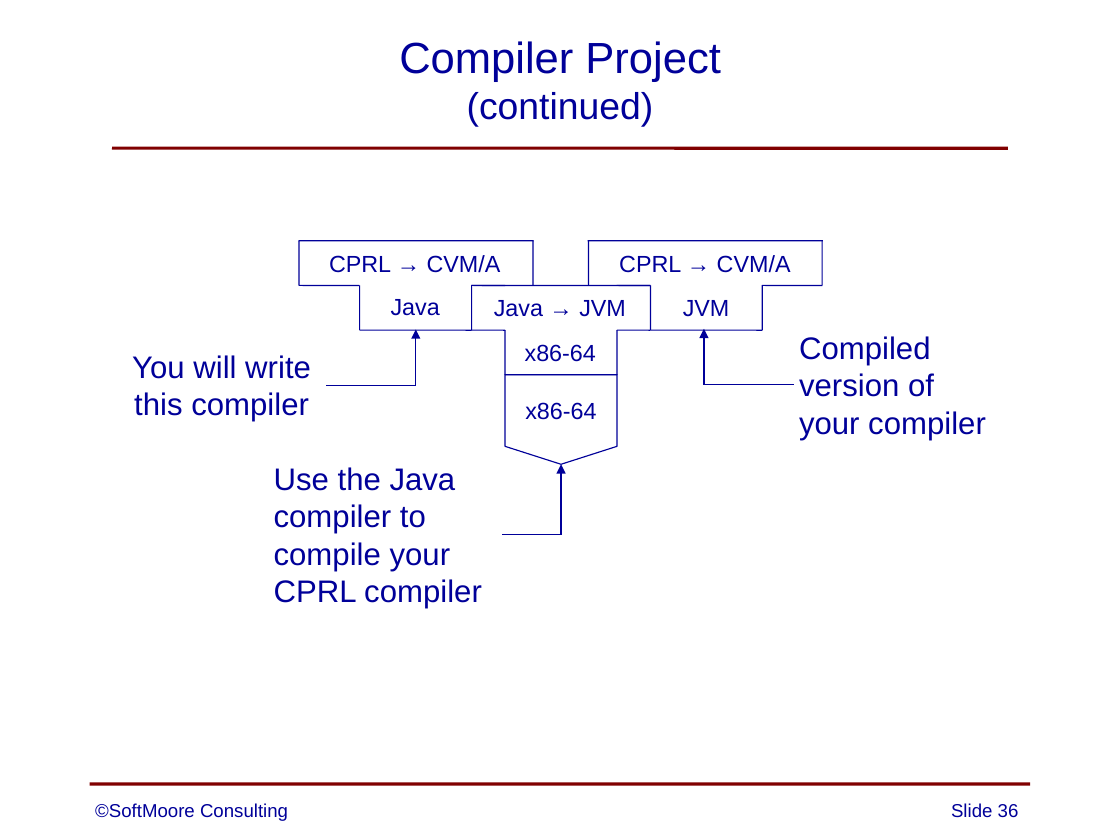
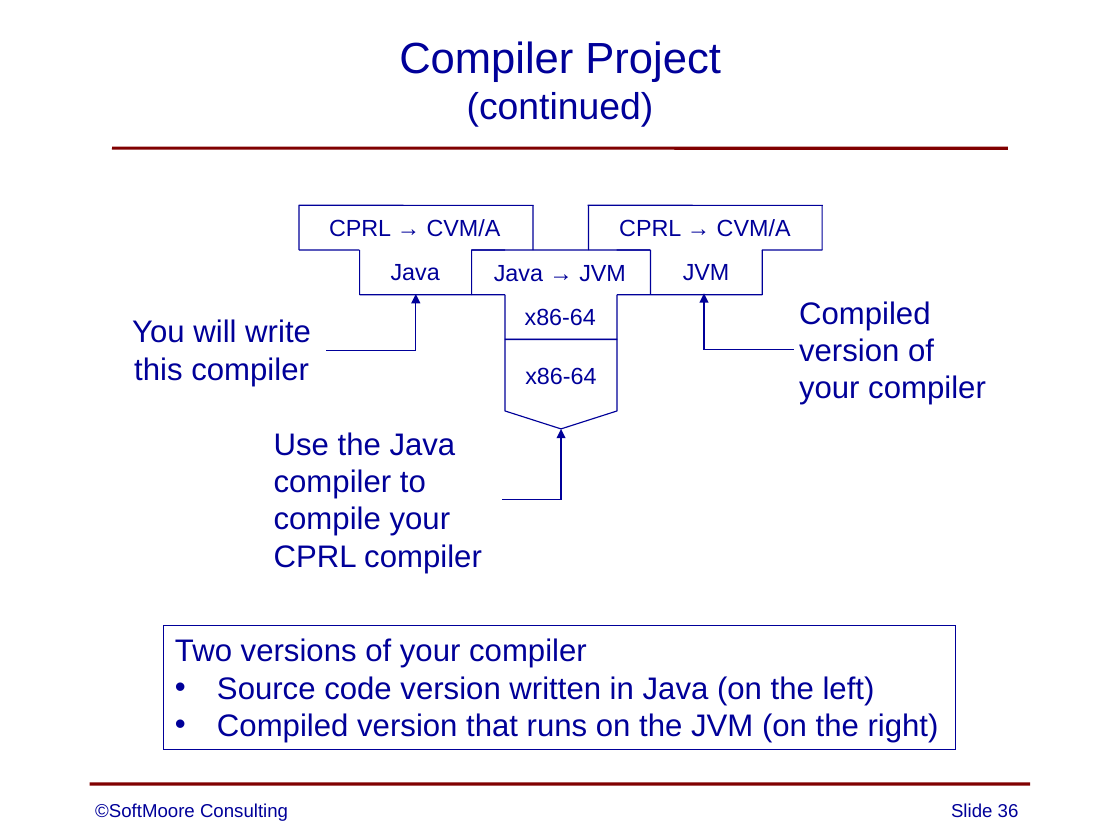
Before and after one commit to SoftMoore/CPRL-Java-3rd, a slide deck: slide 36 of PowerPoints/01 - Overview of Compilers.pptx. Drawn at 1120x840 pixels with LibreOffice and Linux fonts; fonts in the diff are those of the drawing. Boxes give left, top, right and bottom in pixels: in the first picture for what was removed or moved away, otherwise in the second. Text is boxed around its words. In the diff, an @@ line names an element or a change of style, - is before the commit and + after.

Commit message:
minor change to one PowerPoint slide

```diff
--- a/PowerPoints/01 - Overview of Compilers.pptx
+++ b/PowerPoints/01 - Overview of Compilers.pptx
@@ 22 lines, 9 texts, 3 elbow arrows, 1 flow chart offpage connector: place and size @@
-22 lines, 9 texts, 3 elbow arrows, 1 flow chart offpage connector at [132, 241, 986, 608]
+22 lines, 9 texts, 3 elbow arrows, 1 flow chart offpage connector at [132, 205, 986, 573]
@@ rectangle added at [164, 625, 955, 749], outline #000099 0.75 pt, 20 pt, text #000099 @@
+Two versions of your compiler
+• Source code version written in Java (on the left)
+• Compiled version that runs on the JVM (on the right)
```
